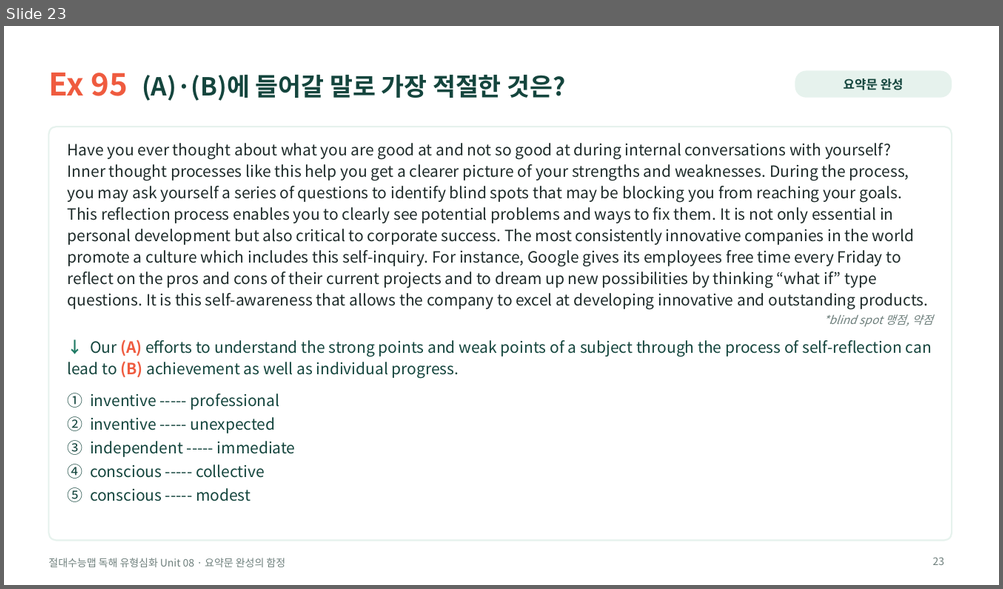
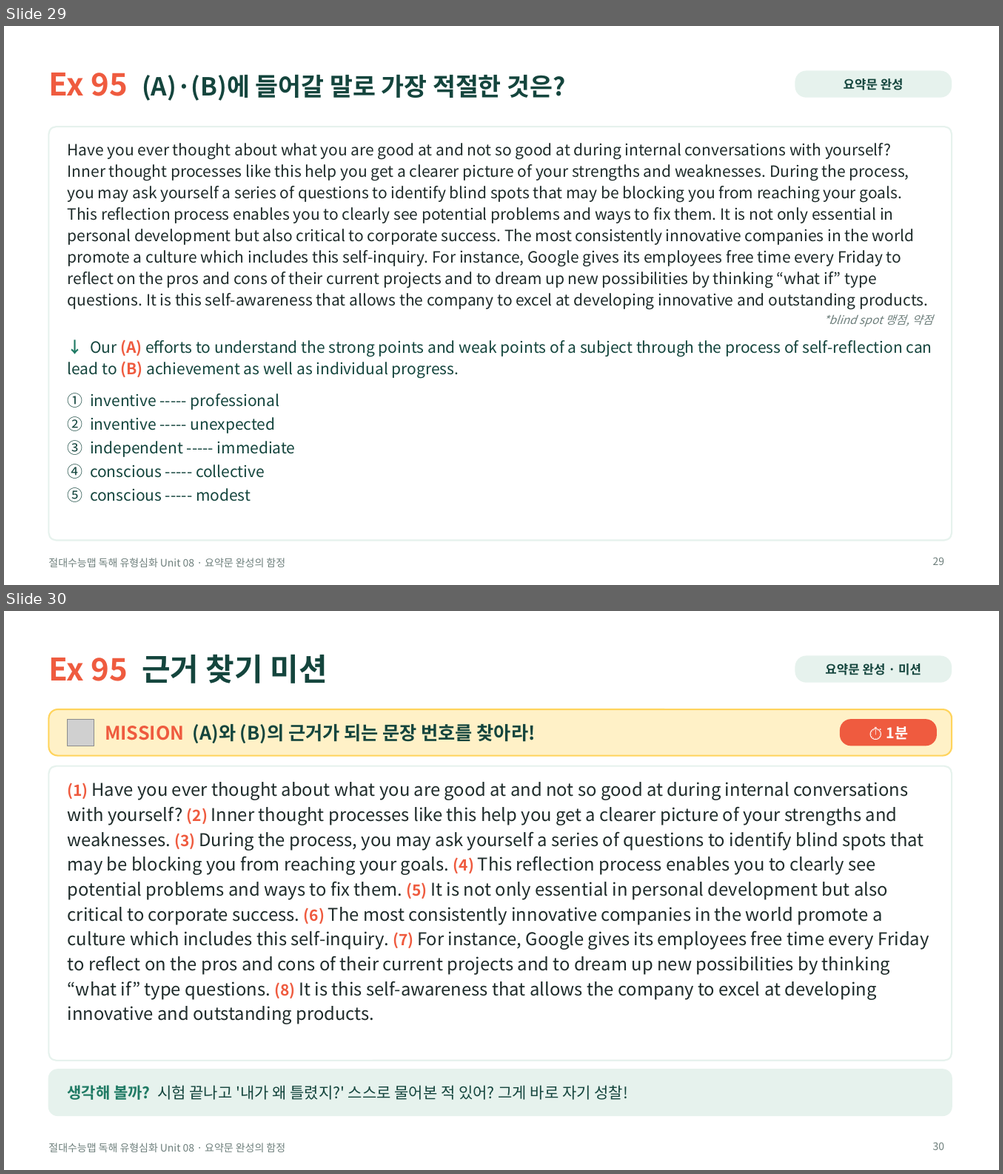
Before and after one commit to HUFSDavid/HUFSDavid, a slide deck: 절대수능맵_독해유형심화_Unit08_수업PPT.pptx. Shown one above the other, each under a label of ours: slide 23 before the commit, slides 29 and 30 after it. The pictures are 1003x589 and 1003x1174 pixels, drawn with LibreOffice and Linux fonts; fonts in the diff are those of the drawing; grey boxes stand for pictures. Boxes give left, top, right and bottom in pixels: in the first picture for what was removed or moved away, otherwise in the second. Text is boxed around its words. In the diff, an @@ line names an element or a change of style, - is before the commit and + after.

```diff
--- a/절대수능맵_독해유형심화_Unit08_수업PPT.pptx
+++ b/절대수능맵_독해유형심화_Unit08_수업PPT.pptx
@@ slide 30 added at [4, 611, 999, 1170], background #FFFFFF; not listed: 1 template element that a slide beside it also shows @@
@@ title added at [48, 654, 327, 684], 30 pt, text #14453D, bold @@
+Ex 95 근거 찾기 미션
@@ rounded rectangle added at [795, 655, 951, 683], fill #E6F2ED, 12 pt, text #14453D, bold @@
+요약문 완성 · 미션
@@ rounded rectangle added at [48, 709, 951, 756], fill #FFF1C7, outline #FFD45C 1.5 pt @@
@@ picture added at [68, 719, 94, 746] @@
@@ rounded rectangle added at [839, 719, 936, 746], fill #EF5B3F, 14 pt, text #FFFFFF, bold @@
+⏱ 1분
@@ text added at [105, 724, 535, 743], 18 pt, text #14453D, bold @@
+MISSION (A)와 (B)의 근거가 되는 문장 번호를 찾아라!
@@ rounded rectangle added at [48, 766, 951, 1061], fill #FFFFFF, outline #E6F2ED 1.5 pt @@
@@ text added at [68, 782, 929, 1025], 17 pt, text #1E2B2A @@
+(1) Have you ever thought about what you are good at and not so good at during internal conversations with yourself? (2) Inner thought processes like this help you get a clearer picture of your strengths and weaknesses. (3) During the process, you may ask yourself a series of questions to identify blind spots that may be blocking you from reaching your goals. (4) This reflection process enables you to clearly see potential problems and ways to fix them. (5) It is not only essential in personal development but also critical to corporate success. (6) The most consistently innovative companies in the world promote a culture which includes this self-inquiry. (7) For instance, Google gives its employees free time every Friday to reflect on the pros and cons of their current projects and to dream up new possibilities by thinking “what if” type questions. (8) It is this self-awareness that allows the company to excel at developing innovative and outstanding products.
@@ rounded rectangle added at [48, 1070, 951, 1116], fill #E6F2ED, outline #E6F2ED 1 pt @@
@@ text added at [68, 1085, 628, 1100], 15 pt, text #14453D @@
+생각해 볼까? 시험 끝나고 '내가 왜 틀렸지?' 스스로 물어본 적 있어? 그게 바로 자기 성찰!
@@ page number added at [933, 1142, 945, 1150], 10 pt, text #6E7F7C @@
+30
@@ what was slide 23 is now slide 29 @@
@@ page number at [933, 557, 945, 565]: text changed @@
-23
+29
```
Also in this commit, not shown: 40 slides changed, 29 other slides added, 5 other files.
